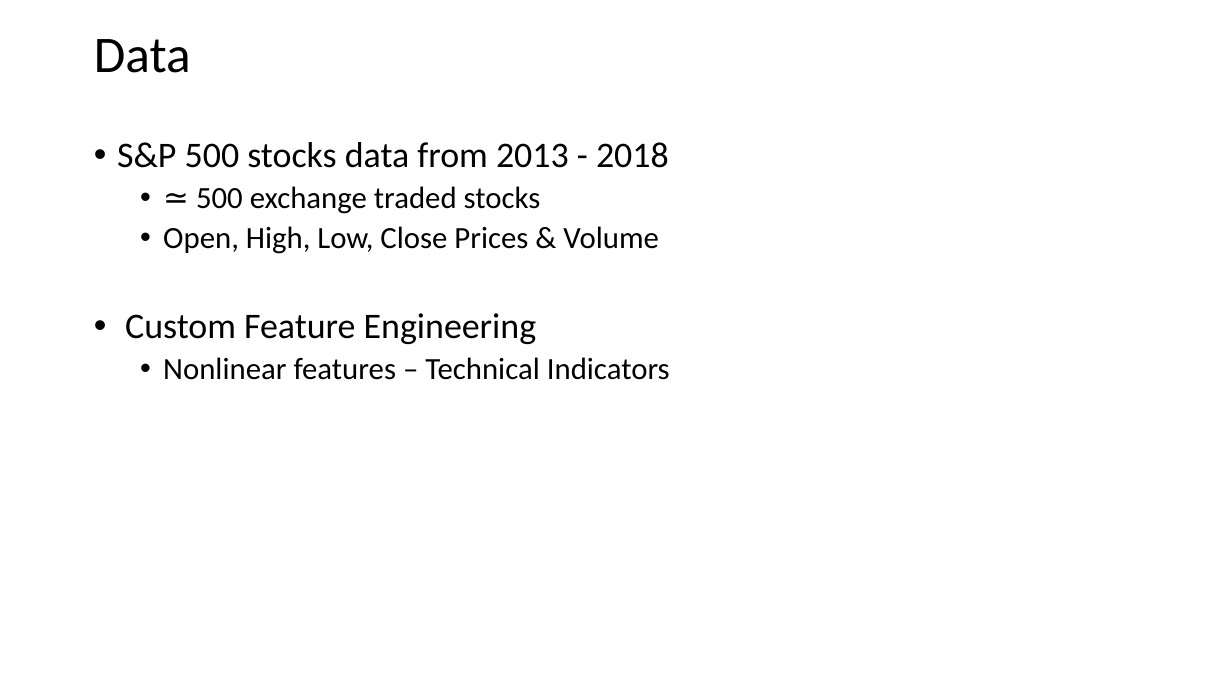
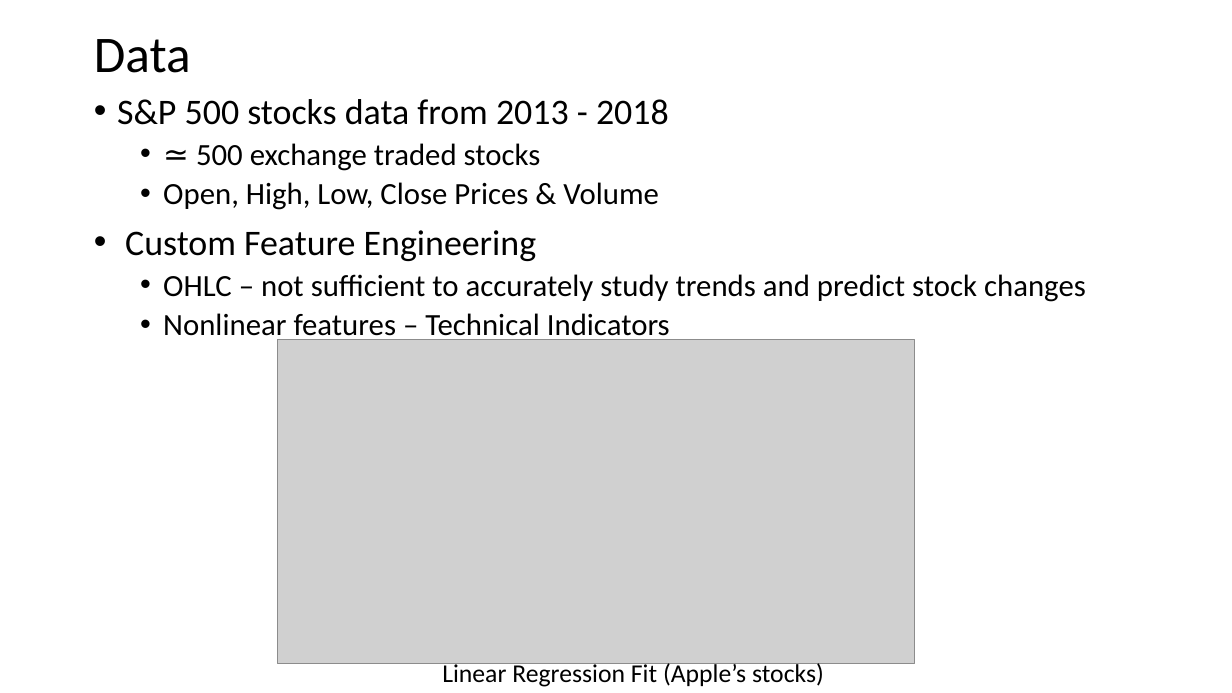
Before and after one commit to gowthamkuntumalla/ECE498_Final_Project, a slide deck: slide 5 of Docs/Final_Presentation_Template.pptx. Drawn at 1232x693 pixels with LibreOffice and Linux fonts; fonts in the diff are those of the drawing; grey boxes stand for pictures. Boxes give left, top, right and bottom in pixels: in the first picture for what was removed or moved away, otherwise in the second. Text is boxed around its words. In the diff, an @@ line names an element or a change of style, - is before the commit and + after.

```diff
--- a/Docs/Final_Presentation_Template.pptx
+++ b/Docs/Final_Presentation_Template.pptx
@@ text "S&P 500 stocks data from ...": place and size @@
-text "S&P 500 stocks data from ..." at (117,142,670,380)
+text "S&P 500 stocks data from ..." at (117,99,1086,343)
@@ text at (163,274,1086,302): paragraph added @@
+  • OHLC – not sufficient to accurately study trends and predict stock changes
@@ picture added at (277,339,915,664) @@
@@ text added at (442,661,824,687), 20 pt, text #000000 @@
+Linear Regression Fit (Apple’s stocks)
```
Also in this commit, not shown: 2 other slides changed, 3 slides added, 1 other file.
